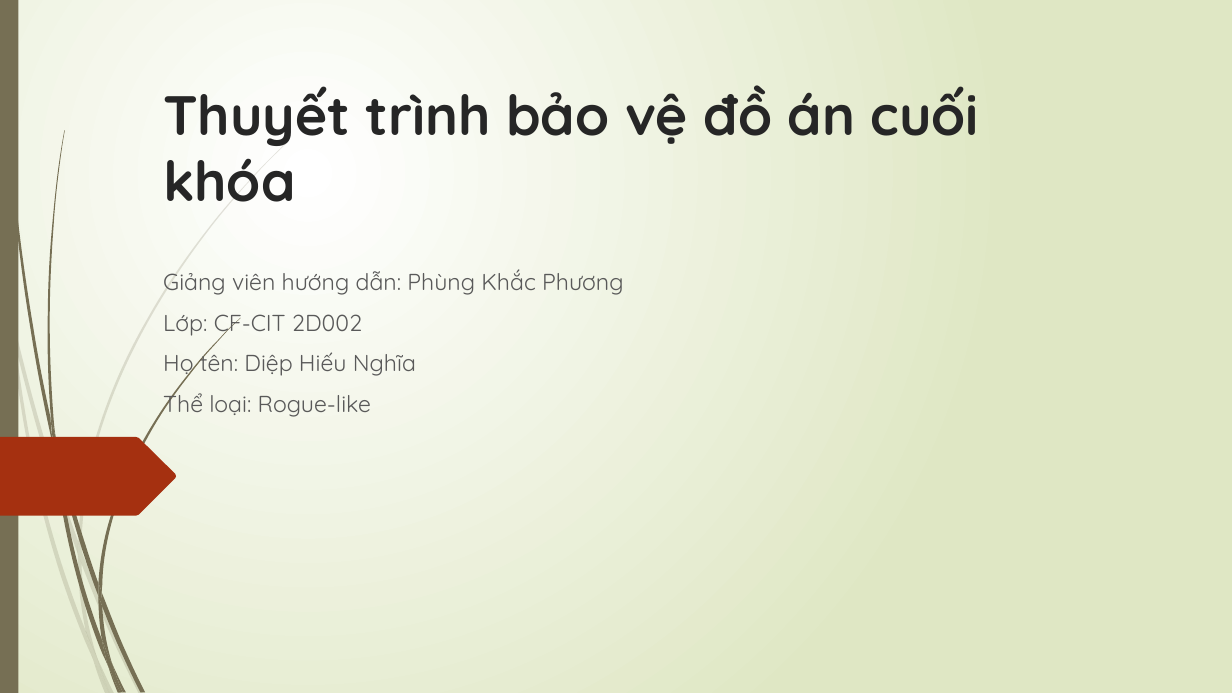
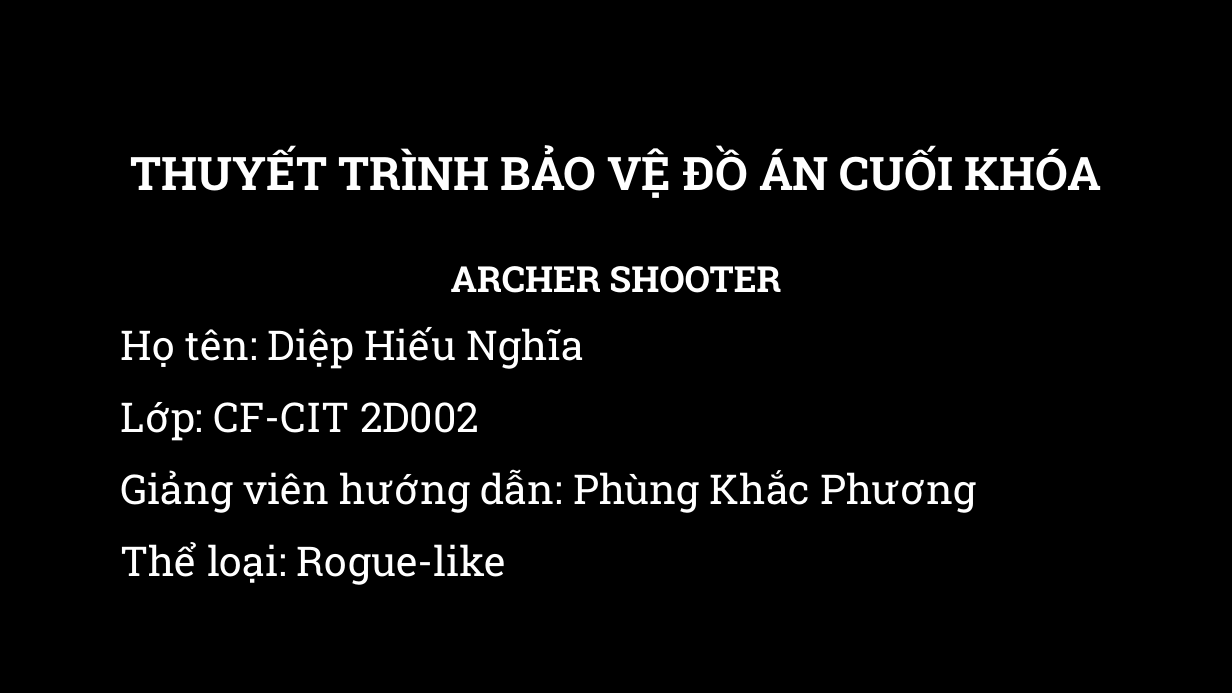
Before and after one commit to diephieunghia/3DPuzzleProject, a slide deck: slide 1 of Thuyết trình bảo vệ đồ án cuối khóa.pptx. Drawn at 1232x693 pixels with LibreOffice and Linux fonts; fonts in the diff are those of the drawing; background and template pictures are left out. Boxes give left, top, right and bottom in pixels: in the first picture for what was removed or moved away, otherwise in the second. Text is boxed around its words. In the diff, an @@ line names an element or a change of style, - is before the commit and + after.

```diff
--- a/Thuyết trình bảo vệ đồ án cuối khóa.pptx
+++ b/Thuyết trình bảo vệ đồ án cuối khóa.pptx
@@ background gradient #FFFFFF to #DFE8C4 to picture (left out) @@
@@ rectangle removed at (0,0,18,693) @@
@@ title at (130,148,1102,293): text changed; size 43.2 to 36 pt; font Quicksand to Roboto Slab; text colour #262626 to #FFFFFF @@
-Thuyết trình bảo vệ đồ án cuối khóa
+THUYẾT TRÌNH BẢO VỆ ĐỒ ÁN CUỐI KHÓA
+ARCHER SHOOTER
@@ subtitle "Họ tên: Diệp Hiếu Nghĩa": place and size @@
-subtitle "Họ tên: Diệp Hiếu Nghĩa" at (163,269,623,417)
+subtitle "Họ tên: Diệp Hiếu Nghĩa" at (121,327,976,585)
@@ subtitle at (121,327,584,441): paragraphs added @@
+Họ tên: Diệp Hiếu Nghĩa
+Lớp: CF-CIT 2D002
@@ subtitle at (163,314,416,377): paragraphs removed @@
-Lớp: CF-CIT 2D002
-Họ tên: Diệp Hiếu Nghĩa
@@ freeform shape removed at (0,437,177,516) @@
@@ subtitle at (121,469,976,585): size 18 to 32 pt, font Quicksand to Roboto Slab, text colour #595959 to #FFFFFF in "Giảng viên hướng dẫn: Phùng Khắc Phương", "Thể loại: Rogue-like"; line spacing 1 to 1.2 @@
@@ group removed at (0,141,288,693): 10 freeform shapes @@
@@ group removed at (3,0,240,693): 12 freeform shapes @@
```
Also in this commit, not shown: 4 other slides changed.
